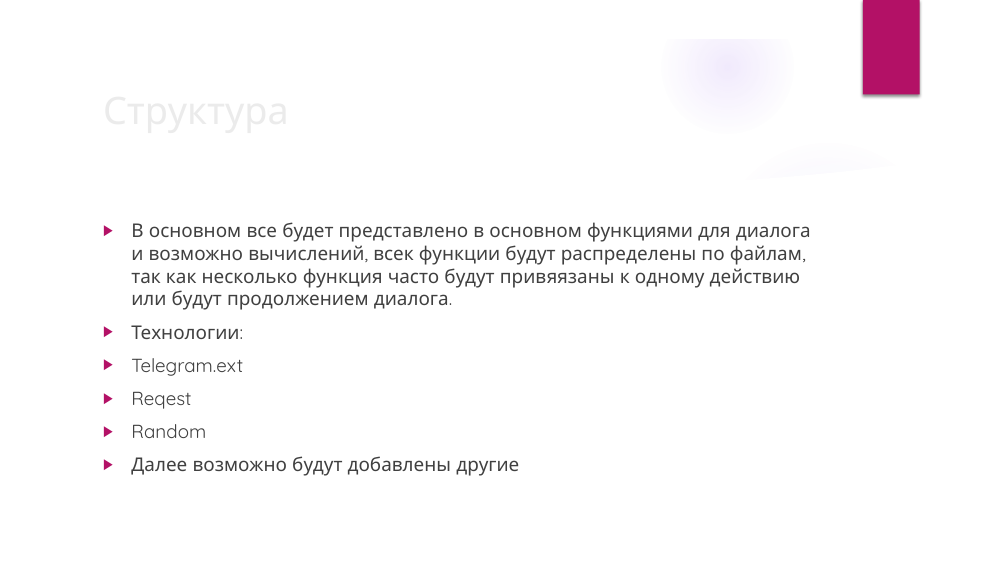
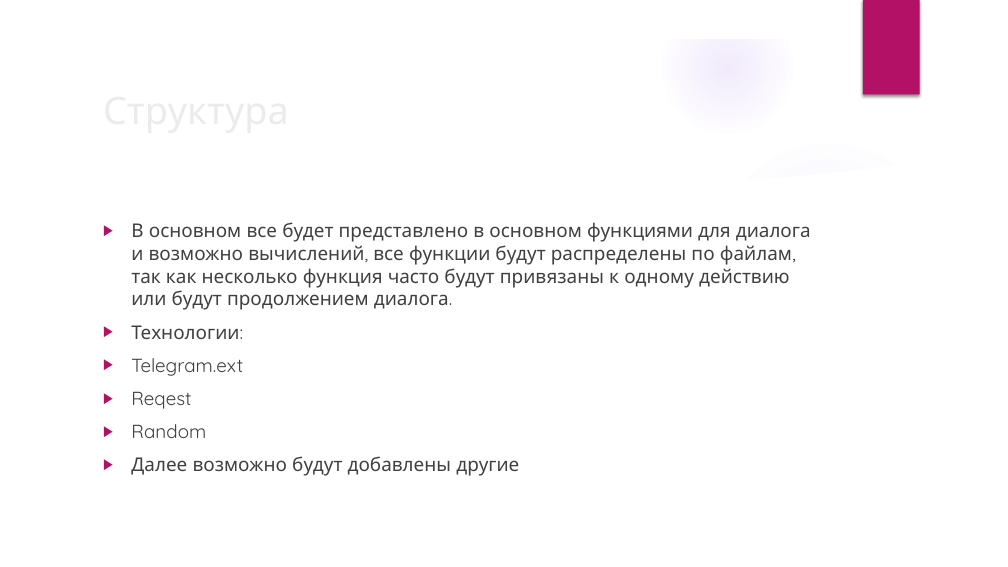
Before and after one commit to Aiizbar/I_Bot, a slide deck: slide 4 of для Алены/I_bot.pptx. Drawn at 1008x567 pixels with LibreOffice and Linux fonts; fonts in the diff are those of the drawing; background and template pictures are left out. Boxes give left, top, right and bottom in pixels: in the first picture for what was removed or moved away, otherwise in the second. Text is boxed around its words. In the diff, an @@ line names an element or a change of style, - is before the commit and + after.

Commit message:
VERSION 1.0

```diff
--- a/для Алены/I_bot.pptx
+++ b/для Алены/I_bot.pptx
@@ text at [131,222,811,310]: text changed @@
-▶ В основном все будет представлено в основном функциями для диалога и возможно вычислений, всек функции будут распределены по файлам, так как несколько функция часто будут привяязаны к одному действию или будут продолжением диалога.
+▶ В основном все будет представлено в основном функциями для диалога и возможно вычислений, все функции будут распределены по файлам, так как несколько функция часто будут привязаны к одному действию или будут продолжением диалога.
```
Also in this commit, not shown: 5 slides added.
